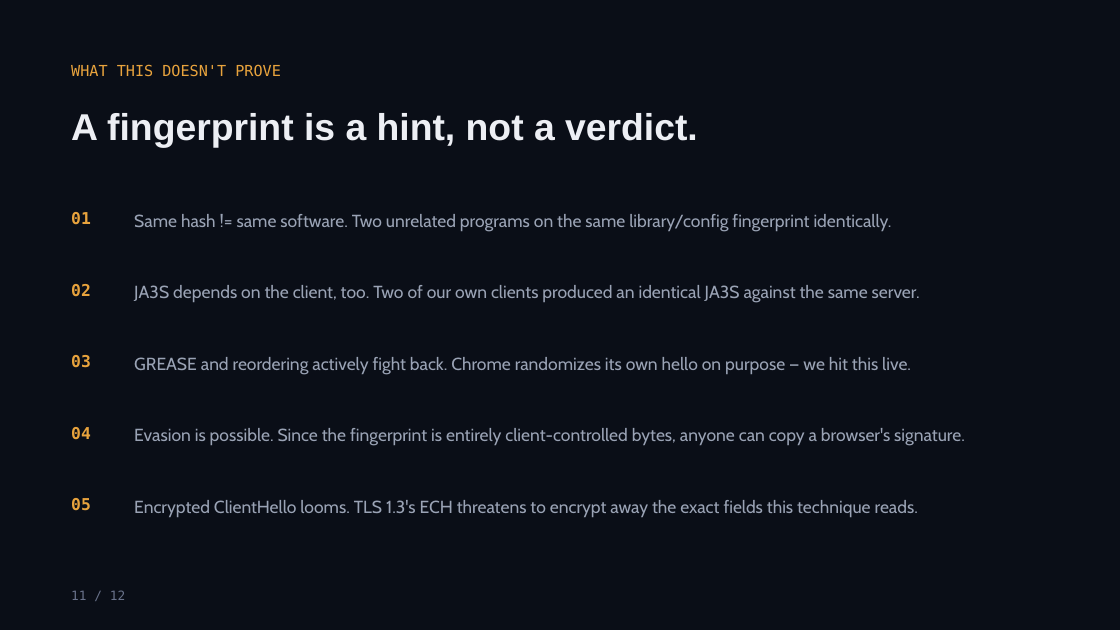
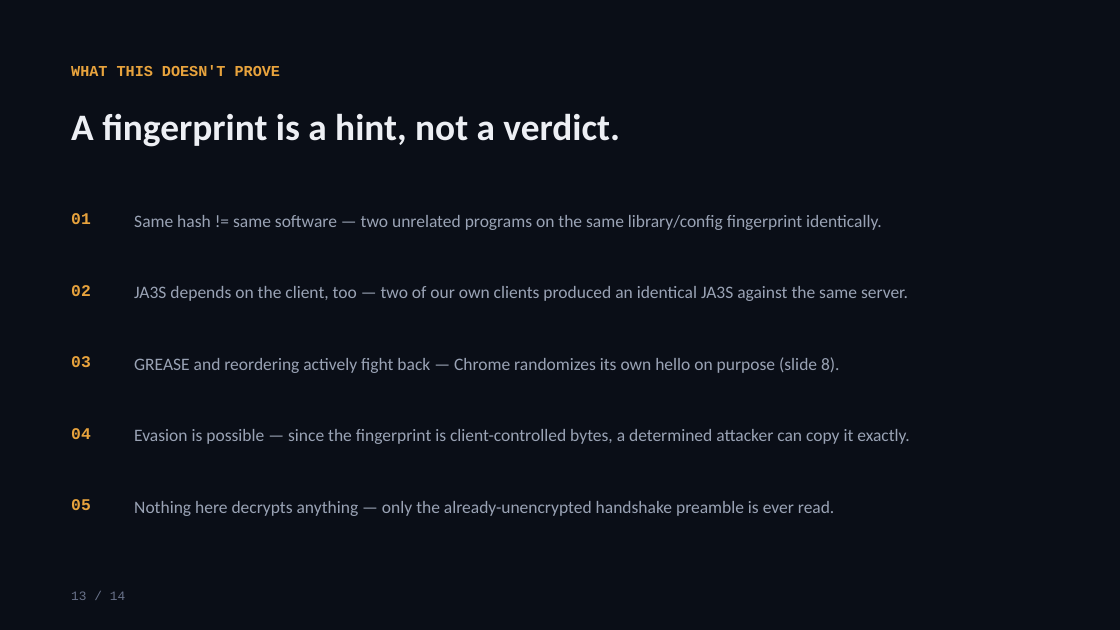
Before and after one commit to YashG1836/TLS_fingerprint_CN, a slide deck: slide 13 of TLS_Fingerprinting_Presentation.pptx (slide 11 before the commit). Drawn at 1120x630 pixels with LibreOffice and Linux fonts; fonts in the diff are those of the drawing. Boxes give left, top, right and bottom in pixels: in the first picture for what was removed or moved away, otherwise in the second. Text is boxed around its words. In the diff, an @@ line names an element or a change of style, - is before the commit and + after.

Commit message:
presentation added

```diff
--- a/TLS_Fingerprinting_Presentation.pptx
+++ b/TLS_Fingerprinting_Presentation.pptx
@@ text "WHAT THIS DOESN'T PROVE" at bbox=[71, 65, 280, 76]: font DejaVu Sans Mono to Courier New, bold on @@
@@ text "A fingerprint is a hint, ..." at bbox=[71, 113, 620, 147]: font Arial to Calibri @@
@@ text at bbox=[134, 215, 881, 230]: text changed; font Cabin to Calibri @@
-Same hash != same software. Two unrelated programs on the same library/config fingerprint identically.
+Same hash != same software — two unrelated programs on the same library/config fingerprint identically.
@@ text at bbox=[134, 286, 908, 301]: text changed; font Cabin to Calibri @@
-JA3S depends on the client, too. Two of our own clients produced an identical JA3S against the same server.
+JA3S depends on the client, too — two of our own clients produced an identical JA3S against the same server.
@@ text at bbox=[134, 357, 840, 373]: text changed; font Cabin to Calibri @@
-GREASE and reordering actively fight back. Chrome randomizes its own hello on purpose — we hit this live.
+GREASE and reordering actively fight back — Chrome randomizes its own hello on purpose (slide 8).
@@ text at bbox=[134, 429, 910, 444]: text changed; font Cabin to Calibri @@
-Evasion is possible. Since the fingerprint is entirely client-controlled bytes, anyone can copy a browser's signature.
+Evasion is possible — since the fingerprint is client-controlled bytes, a determined attacker can copy it exactly.
@@ font DejaVu Sans Mono to Courier New in 5 elements at bbox=[71, 213, 91, 224], bbox=[71, 285, 91, 296], bbox=[71, 356, 91, 367], bbox=[71, 428, 91, 439], bbox=[71, 499, 91, 510] @@
@@ text at bbox=[134, 501, 835, 516]: text changed; font Cabin to Calibri @@
-Encrypted ClientHello looms. TLS 1.3's ECH threatens to encrypt away the exact fields this technique reads.
+Nothing here decrypts anything — only the already-unencrypted handshake preamble is ever read.
@@ text at bbox=[71, 591, 125, 600]: text changed; font DejaVu Sans Mono to Courier New @@
-11 / 12
+13 / 14
```
Also in this commit, not shown: 6 other slides changed, 7 slides added, 5 slides removed, 2 other files.
